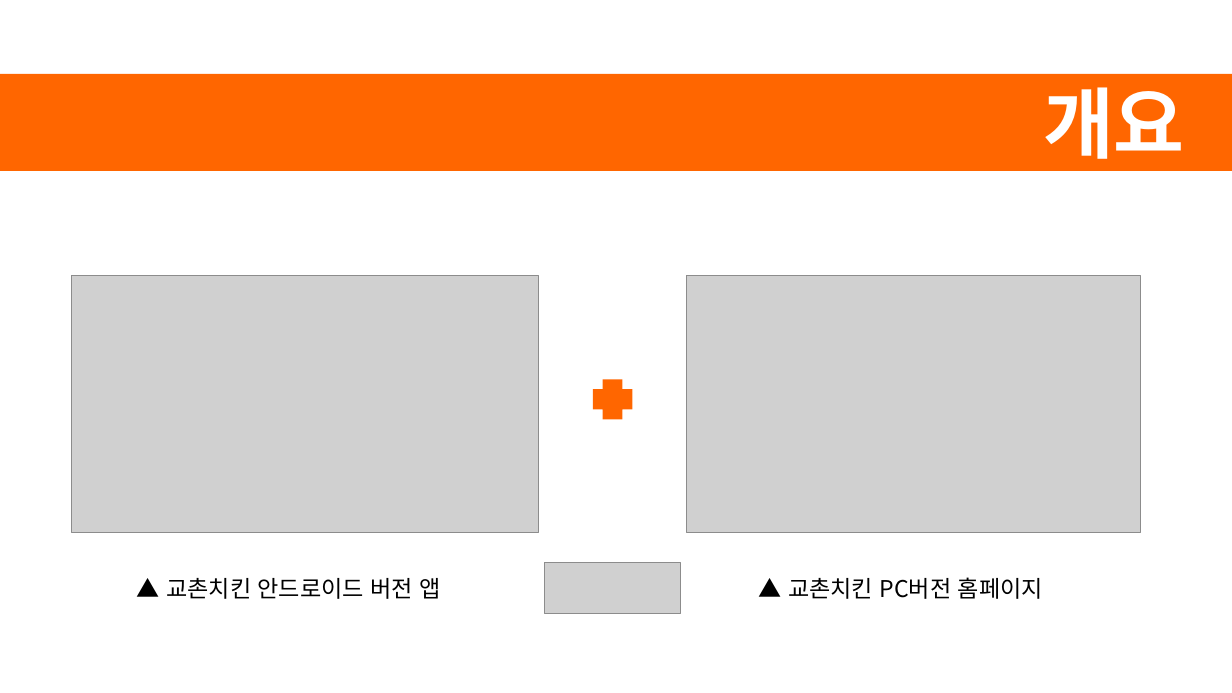
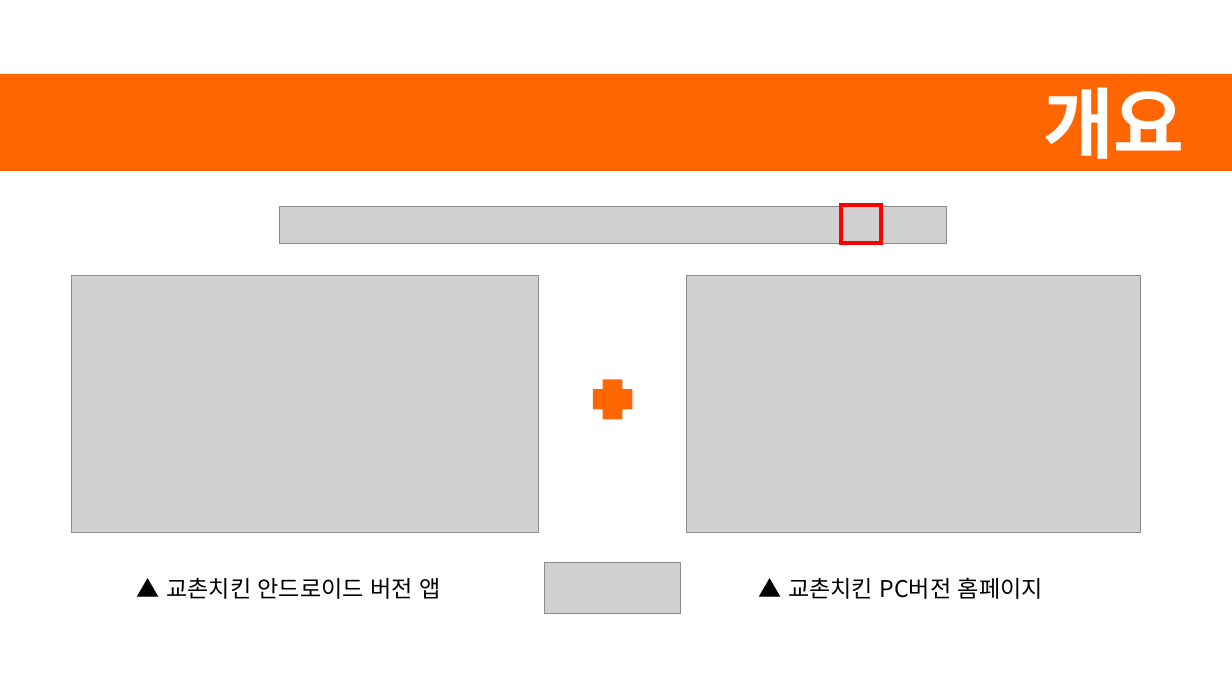
Before and after one commit to SWCheol/kyochon, a slide deck: slide 3 of kyochon.pptx. Drawn at 1232x693 pixels with LibreOffice and Linux fonts; fonts in the diff are those of the drawing; grey boxes stand for pictures. Boxes give left, top, right and bottom in pixels: in the first picture for what was removed or moved away, otherwise in the second. Text is boxed around its words. In the diff, an @@ line names an element or a change of style, - is before the commit and + after.

```diff
--- a/kyochon.pptx
+++ b/kyochon.pptx
@@ picture added at bbox=[279, 207, 946, 244] @@
@@ rectangle added at bbox=[841, 205, 882, 243], outline #FF0000 3 pt @@
```
Also in this commit, not shown: 2 other slides changed, 3 slides added, 1 other file.
